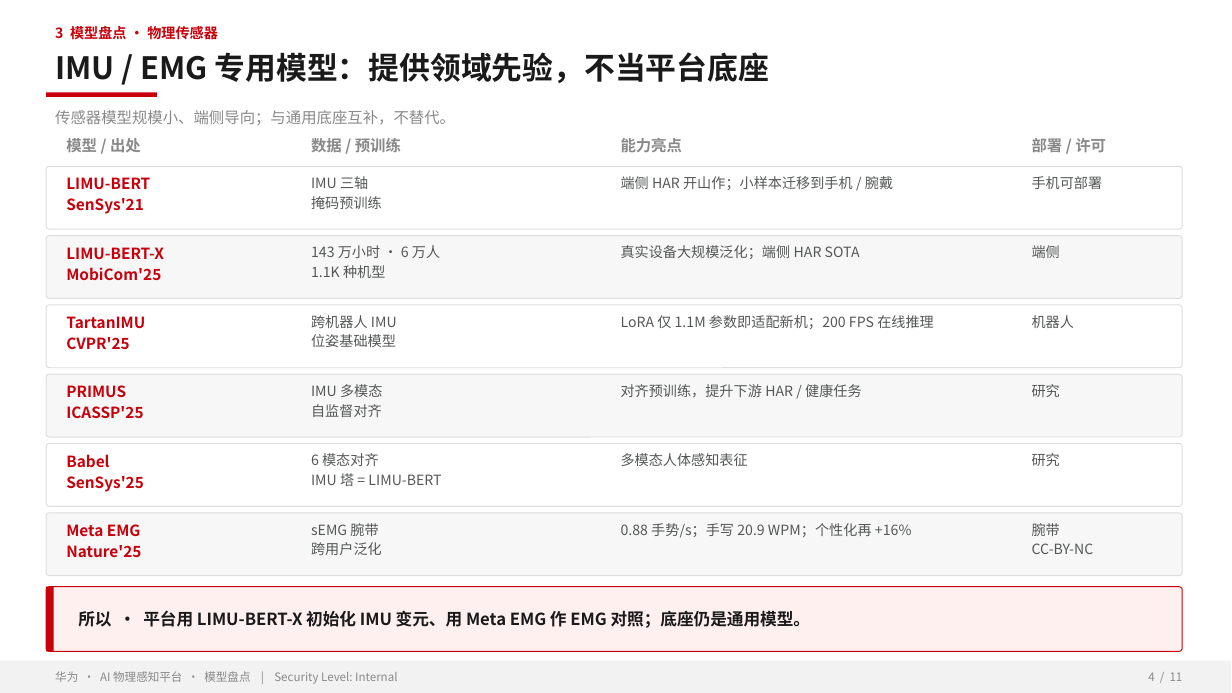
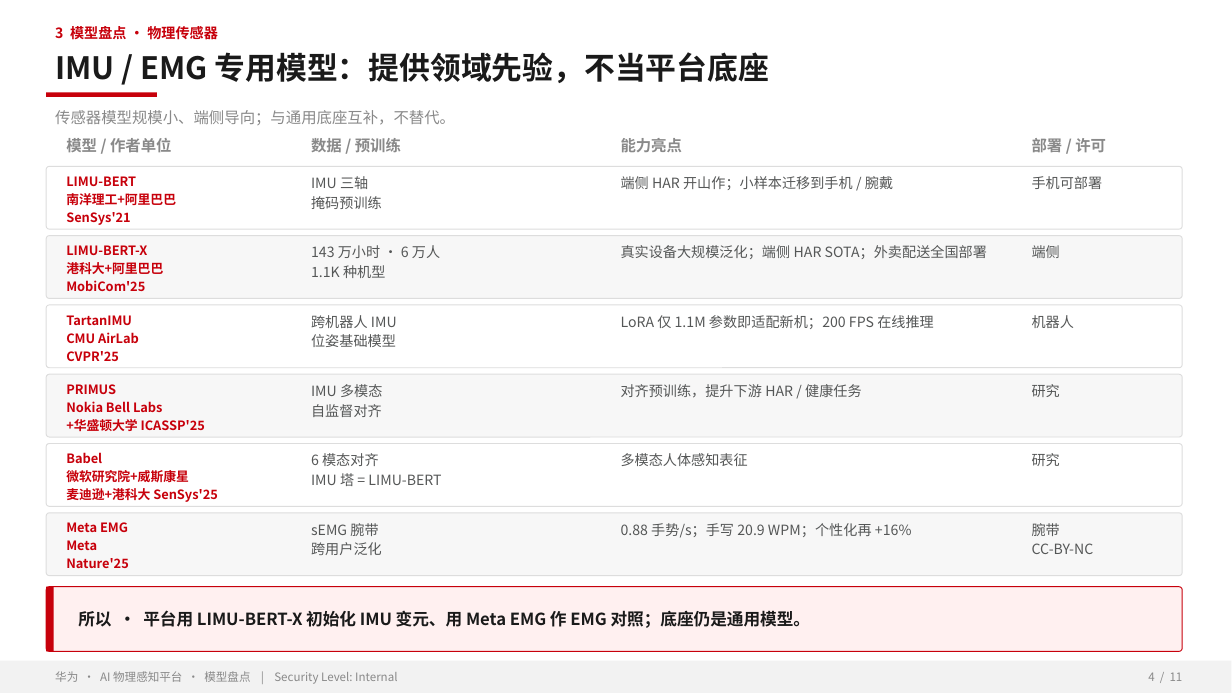
Before and after one commit to zhangrui1123/ai-physical-sensing, a slide deck: slide 4 of AI物理感知平台-华为汇报.pptx. Drawn at 1232x693 pixels with LibreOffice and Linux fonts; fonts in the diff are those of the drawing; background and template pictures are left out. Boxes give left, top, right and bottom in pixels: in the first picture for what was removed or moved away, otherwise in the second. Text is boxed around its words. In the diff, an @@ line names an element or a change of style, - is before the commit and + after.

```diff
--- a/AI物理感知平台-华为汇报.pptx
+++ b/AI物理感知平台-华为汇报.pptx
@@ text at [66, 138, 172, 153]: text changed @@
-模型 / 出处
+模型 / 作者单位
@@ text at [66, 176, 136, 225]: size 12 to 10 pt in "LIMU-BERT", "SenSys'21" @@
@@ text at [66, 193, 176, 205]: paragraph added @@
+南洋理工+阿里巴巴
@@ text at [66, 262, 163, 274]: paragraph added @@
+港科大+阿里巴巴
@@ text at [66, 245, 147, 291]: size 12 to 10 pt in "LIMU-BERT-X", "MobiCom'25" @@
@@ text at [621, 245, 987, 259]: text changed @@
-真实设备大规模泛化；端侧 HAR SOTA
+真实设备大规模泛化；端侧 HAR SOTA；外卖配送全国部署
@@ text at [66, 315, 132, 361]: size 12 to 10 pt in "TartanIMU", "CVPR'25" @@
@@ text at [66, 332, 139, 343]: paragraph added @@
+CMU AirLab
@@ text at [66, 384, 116, 394]: size 12 to 10 pt in "PRIMUS" @@
@@ text at [66, 401, 205, 431]: text changed; size 12 to 10 pt @@
-ICASSP'25
+Nokia Bell Labs
++华盛顿大学 ICASSP'25
@@ text at [66, 470, 217, 502]: text changed; size 12 to 10 pt @@
-SenSys'25
+微软研究院+威斯康星
+麦迪逊+港科大 SenSys'25
@@ text at [66, 452, 102, 463]: size 12 to 10 pt in "Babel" @@
@@ text at [66, 522, 129, 568]: size 12 to 10 pt in "Meta EMG", "Nature'25" @@
@@ text at [66, 540, 97, 550]: paragraph added @@
+Meta
```
Also in this commit, not shown: 1 other slide changed, 1 other file.
